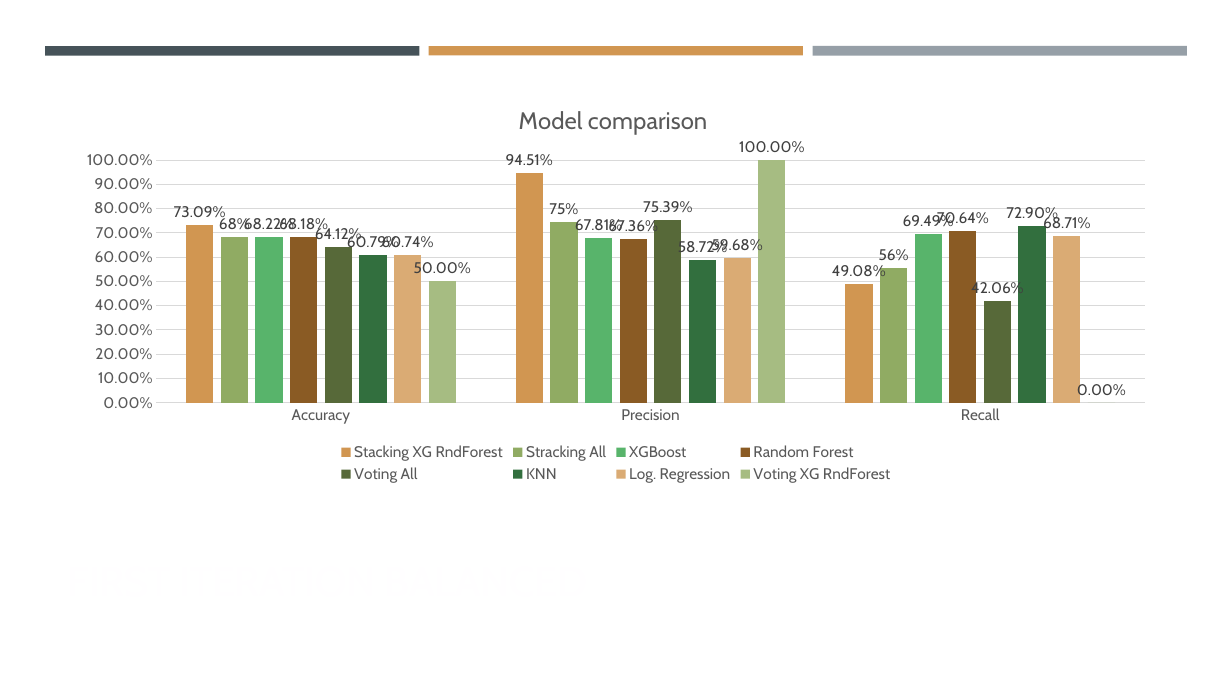
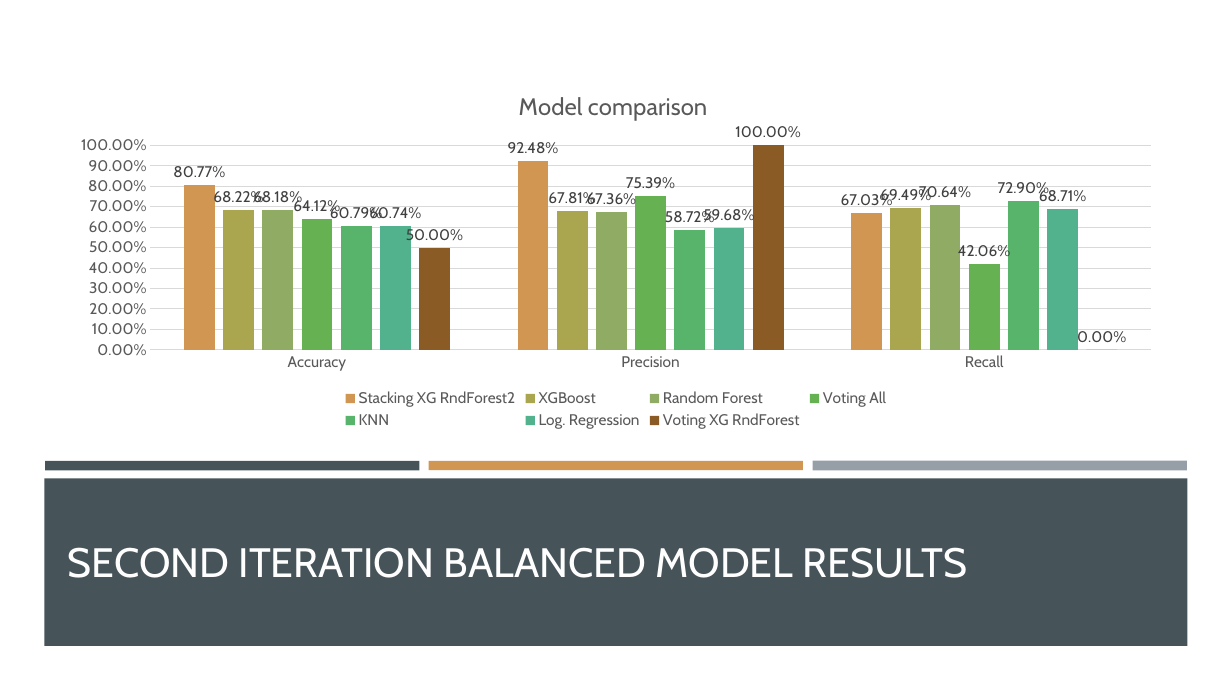
Before and after one commit to SvenWeiss-HDM/Classification, a slide deck: slide 25 of HDM Data Science v0226 _copySven.pptx (slide 24 before the commit). Drawn at 1232x693 pixels with LibreOffice and Linux fonts; fonts in the diff are those of the drawing. Boxes give left, top, right and bottom in pixels: in the first picture for what was removed or moved away, otherwise in the second. Text is boxed around its words. In the diff, an @@ line names an element or a change of style, - is before the commit and + after.

Commit message:
ppt changes

```diff
--- a/HDM Data Science v0226 _copySven.pptx
+++ b/HDM Data Science v0226 _copySven.pptx
@@ rectangle added at bbox=[0, 0, 1232, 693], fill #FFFFFF @@
@@ rectangle removed at bbox=[45, 46, 420, 55] @@
@@ rectangle removed at bbox=[429, 46, 803, 55] @@
@@ rectangle removed at bbox=[812, 46, 1187, 56] @@
@@ column chart at bbox=[59, 74, 1174, 433] @@
-Stacking XG RndForest: 0.7309, 0.9451, 0.4908
+Stacking XG RndForest2: 0.8077, 0.9248, 0.6703
-Stracking All: 0.68, 0.75, 0.56
+XGBoost: 0.6822, 0.6781, 0.6949
@@ colour of XGBoost #90AB63 to #A9A64F @@
@@ data labels of XGBoost changed @@
-XGBoost: 0.6822, 0.6781, 0.6949
+Random Forest: 0.6818, 0.6736, 0.7064
@@ colour of Random Forest #58B46B to #90AB63 @@
-Random Forest: 0.6818, 0.6736, 0.7064
+Voting All: 0.6412, 0.7539, 0.4206
@@ colour of Voting All #8A5B24 to #66B253 @@
-Voting All: 0.6412, 0.7539, 0.4206
+KNN: 0.6079, 0.5872, 0.729
@@ colour of KNN #576939 to #58B46B @@
-KNN: 0.6079, 0.5872, 0.729
+Log. Regression: 0.6074, 0.5968, 0.6871
@@ colour of Log. Regression #326F3E to #53B28E @@
-Log. Regression: 0.6074, 0.5968, 0.6871
+Voting XG RndForest: 0.5, 1, 0
@@ colour of Voting XG RndForest #DAAB74 to #8A5B24 @@
-Voting XG RndForest: 0.5, 1, 0
@@ column chart: place and size @@
-column chart at bbox=[65, 87, 1167, 487]
+column chart at bbox=[59, 74, 1174, 433]
@@ rectangle added at bbox=[44, 479, 1188, 646], fill #465359 @@
@@ rectangle added at bbox=[45, 461, 420, 470], fill #465359 @@
@@ rectangle added at bbox=[429, 461, 803, 470], fill #D19651 @@
@@ rectangle added at bbox=[812, 460, 1187, 470], fill #969FA7 @@
@@ title added at bbox=[68, 547, 968, 578], 32 pt, text #FFFEFF @@
+SECOND ITERATION BALANCED MODEL RESULTS
```
Also in this commit, not shown: 1 other slide changed, 2 slides added, 1 other file.
